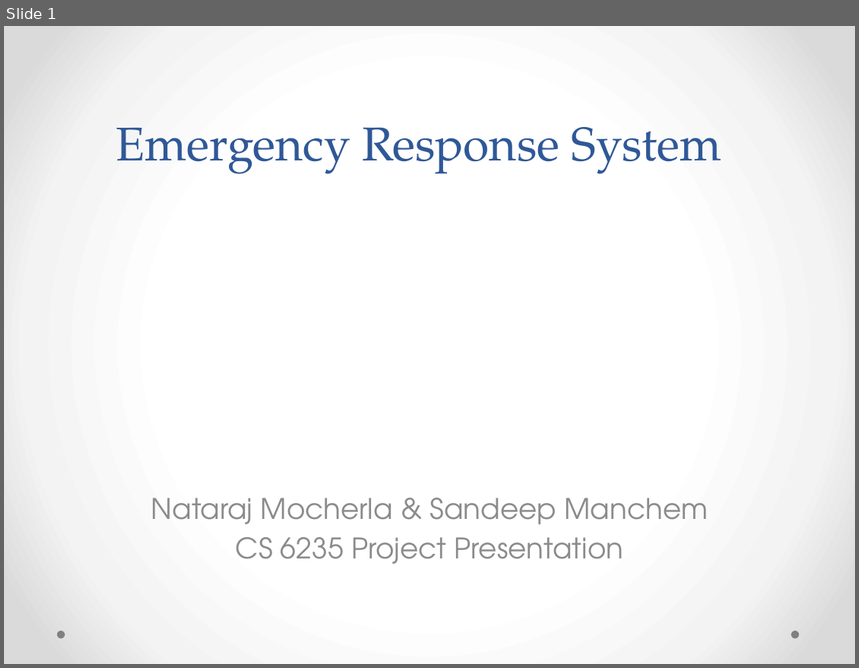
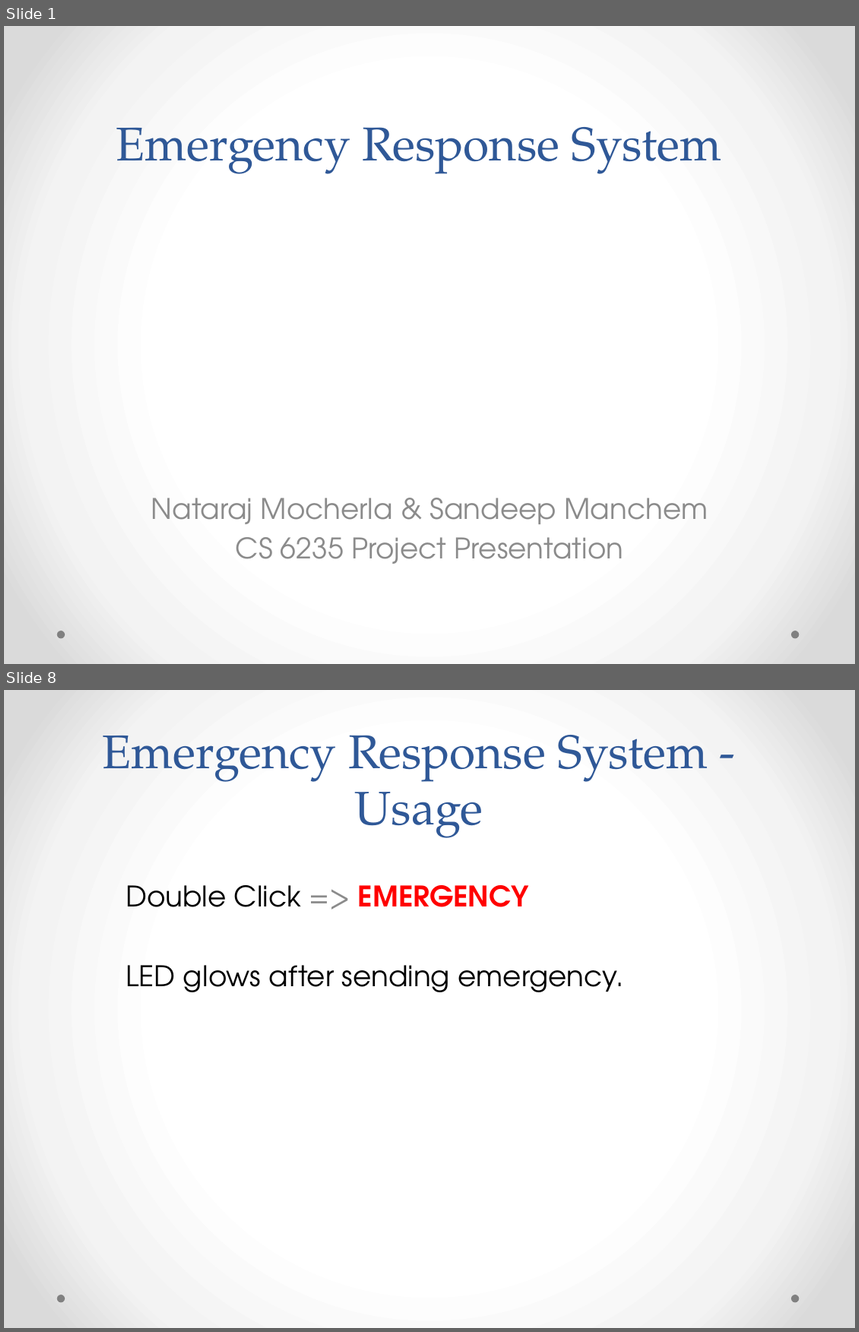
Before and after one commit to natrajkaushik/EmergencyResponseSystem, a slide deck: presentation/Emergency Response System.pptx. Shown one above the other, each under a label of ours: slide 1 before the commit, slides 1 and 8 after it; the slides between them are not shown. The pictures are 859x668 and 859x1332 pixels, drawn with LibreOffice and Linux fonts; fonts in the diff are those of the drawing. Boxes give left, top, right and bottom in pixels: in the first picture for what was removed or moved away, otherwise in the second. Text is boxed around its words. In the diff, an @@ line names an element or a change of style, - is before the commit and + after.

```diff
--- a/presentation/Emergency Response System.pptx
+++ b/presentation/Emergency Response System.pptx
@@ slide 8 added at box(4, 690, 855, 1328), background gradient #FFFFFF to #F4F4F4 to #DADADA; not listed: 2 template elements that a slide beside it also shows @@
@@ title added at box(103, 735, 709, 838), 40 pt, text #2F5897 @@
+Emergency Response System - Usage
@@ subtitle added at box(126, 885, 623, 992), 24 pt, text #000000 @@
+Double Click => EMERGENCY
+LED glows after sending emergency.
```
Also in this commit, not shown: 5 slides changed, 3 other slides added, 8 other files.
